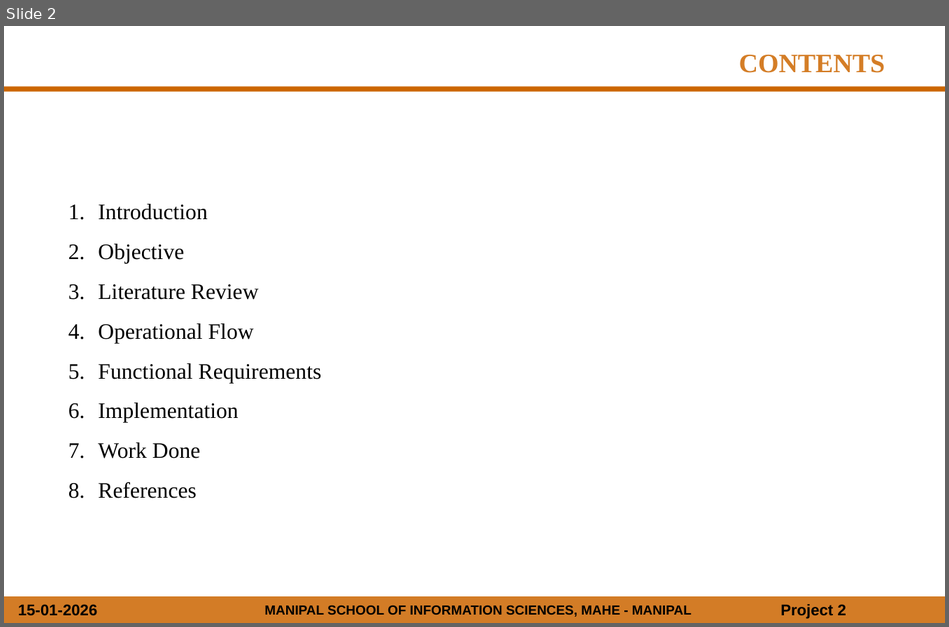
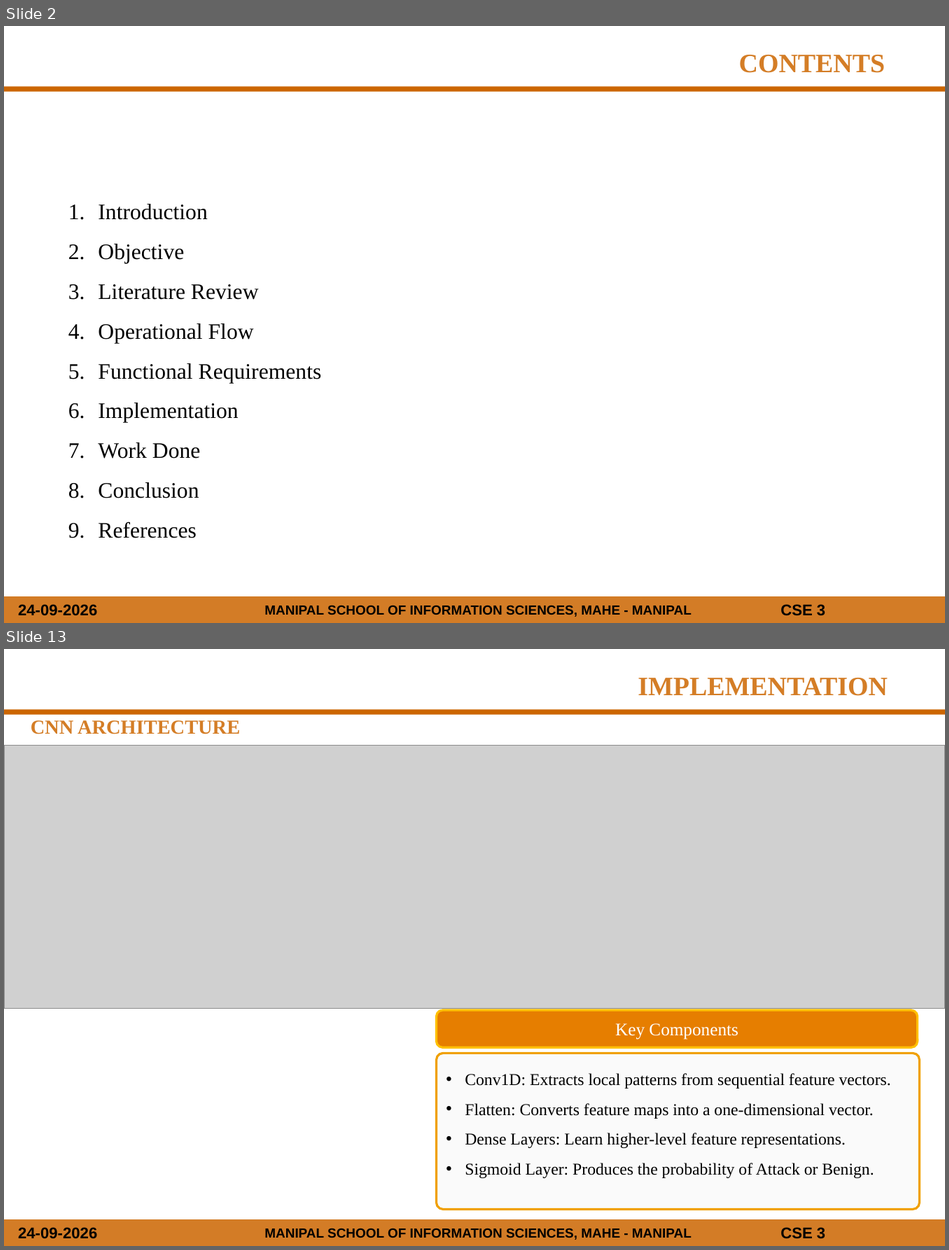
Before and after one commit to NitinKarthik01/AI_IDS, a slide deck: DOCS/Mini_Project_Presentation_Template.pptx. Shown one above the other, each under a label of ours: slide 2 before the commit, slides 2 and 13 after it; the slides between them are not shown. The pictures are 949x627 and 949x1250 pixels, drawn with LibreOffice and Linux fonts; fonts in the diff are those of the drawing; grey boxes stand for pictures; background and template pictures are left out. Boxes give left, top, right and bottom in pixels: in the first picture for what was removed or moved away, otherwise in the second. Text is boxed around its words. In the diff, an @@ line names an element or a change of style, - is before the commit and + after.

```diff
--- a/DOCS/Mini_Project_Presentation_Template.pptx
+++ b/DOCS/Mini_Project_Presentation_Template.pptx
@@ slide 13 added at bbox=[4, 649, 945, 1246], background #FFFFFF; not listed: 5 template elements that a slide beside it also shows @@
@@ text added at bbox=[638, 678, 887, 696], 24 pt, text #D47D26, bold @@
+IMPLEMENTATION
@@ text added at bbox=[31, 720, 240, 734], 18 pt, text #D47D26, bold @@
+CNN ARCHITECTURE
@@ picture added at bbox=[4, 746, 945, 1009] @@
@@ rounded rectangle added at bbox=[437, 1011, 917, 1048], fill #E67E00, outline #FFC000 2 pt @@
@@ rounded rectangle added at bbox=[454, 1012, 899, 1045], 16 pt, text #FFFFFF @@
+Key Components
@@ rounded rectangle added at bbox=[437, 1054, 920, 1210], fill #FAFAFA, outline #F0A000 2 pt, 15 pt, text #000000 @@
+• Conv1D: Extracts local patterns from sequential feature vectors.
+• Flatten: Converts feature maps into a one-dimensional vector.
+• Dense Layers: Learn higher-level feature representations.
+• Sigmoid Layer: Produces the probability of Attack or Benign.
@@ slide 2 changed as well @@
@@ text at bbox=[98, 482, 199, 498]: paragraph added @@
+8. Conclusion
@@ text at bbox=[18, 604, 97, 616]: text changed @@
-15-01-2026
+24-09-2026
@@ text at bbox=[780, 604, 825, 616]: text changed @@
-Project 2
+CSE 3
```
Also in this commit, not shown: 5 other slides changed, 15 other slides added, 5 slides removed, 1 other file.
